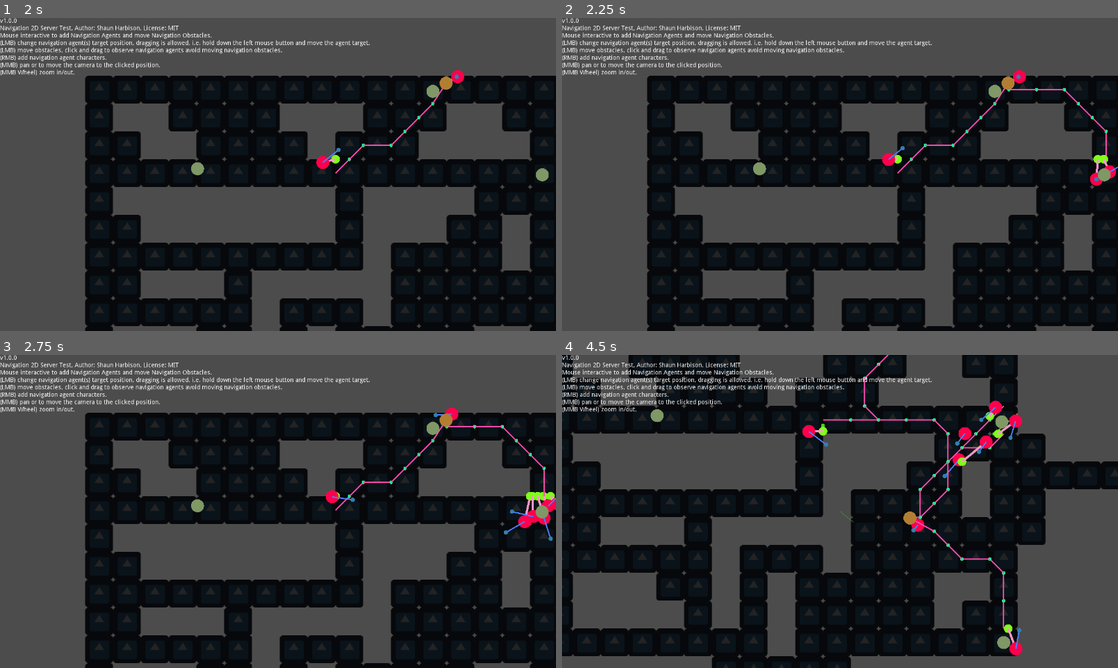
Above: before the commit, frames 1-4 (two rows, left to right).
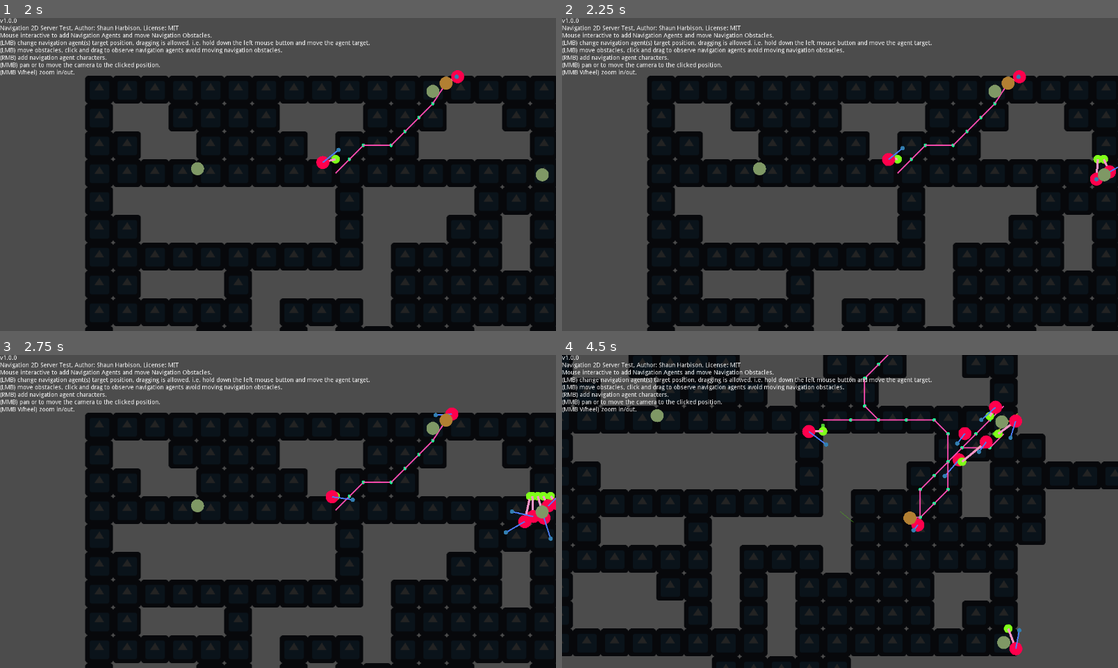
Above: after the commit, the same moments.

Repository: sjharb/NavigationServer2DTest
Game: Godot game, scene res://Main.tscn
The game is run twice, just before and just after one commit, with the same random seed, the same clock (stepped at 60 frames per second) and the same inputs. The engine's default icon, where the game draws it, is replaced by a stand-in: a white triangle on a blue panel in a dark square.
Inputs (mouse positions are in pixels of both pictures, inside the frame that each line leads up to):
- Up to frame 1 (2 s): tap Enter at 0.5 s; move the mouse to (216, 108) at 0.52 s; press the mouse at (216, 108) at 0.53 s; tap Middle mouse button (mouse_click_middle) at 0.8, 1.35 s; move the mouse to (483, 64) at 1.27 s; release the mouse at (483, 64) at 1.28 s; click (483, 64) at 1.42 s; right-click (483, 64) at 1.55 s
- Up to frame 2 (2.25 s): move the mouse to (1106, 174) at 2.02 s; hold Right mouse button (mouse_click_right) from 2.03 s (still down)
- Up to frame 3 (2.75 s): keep holding Right mouse button (mouse_click_right); click (544, 511) at 2.3 s
- Up to frame 4 (4.5 s): move the mouse to (812, 574) at 2.77 s; release Right mouse button (mouse_click_right) at 2.78 s; click (812, 574) at 2.85 s; tap Middle mouse button (mouse_click_middle) at 3.05 s; move the mouse to (1006, 558) at 3.52 s; hold Middle mouse button (mouse_click_middle) 3.53-4.28 s; click (1006, 558) at 3.67 s; right-click (1006, 558) at 3.8 s; move the mouse to (1029, 664) at 4.27 s; right-click (1029, 664) at 4.35 s

Frame 1 is identical in both runs. In frame 2, 0.1% of the frame differs, in the area x 80-99%, y 22-44%; in frame 3, 0.1%; in frame 4, 0.2%, in the area x 63-80%, y 52-88%.

Commit message:
clean up and added comments to code

Diff:
--- a/Character.gd
+++ b/Character.gd
@@ -3,67 +3,111 @@
 
 extends KinematicBody2D
 
+var level_scene : Node2D
+
 var nav_agent : NavigationAgent2D
+
+export var nav_agent_radius : float = 15.0
+export var nav_optimize_path : bool = false
+export var nav_avoidance_enabled : bool = true
+export var character_speed_multiplier : float = 50.0
+
 var velocity : Vector2
 
-var nav_optimize_path = false
-
+# final navigation destination position/point
 var nav_destination : Vector2
-
-var character_speed_multiplier : float = 50.0
-
-var character_nav_path = []
-var character_real_nav_path = []
-
+# next navigation destination position/point
 var next_nav_position : Vector2
 
-var level_scene : Node2D
+# The normal path to the destination
+var character_nav_path : Array = []
+
+# The actual path being calcuated during travel, used in the draw function
+var character_real_nav_path : Array = []
 
 func _ready():
-	velocity = Vector2(0,0)
-	nav_destination = self.global_position
-	next_nav_position = self.global_position
+	# init velocity
+	# Vector2.ZERO is enumeration for Vector2(0,0)
+	self.velocity = Vector2.ZERO
+
+#	# init positions
+#	nav_destination = self.global_position
+#	next_nav_position = self.global_position
+
 	nav_agent = $NavigationAgent2D
+	# connect nav agent signal callback functions
 	nav_agent.connect("path_changed", self, "character_path_changed")
 	nav_agent.connect("target_reached", self, "character_target_reached_reached")
 	nav_agent.connect("navigation_finished", self, "character_navigation_finished")
 	nav_agent.connect("velocity_computed", self, "character_velocity_computed")
+	# config nav agent attributes
 	nav_agent.max_speed = character_speed_multiplier
-	nav_agent.radius = 15.0
-	nav_agent.avoidance_enabled = true
-	nav_agent.set_target_location(nav_destination)
+	nav_agent.radius = nav_agent_radius
+	nav_agent.avoidance_enabled = nav_avoidance_enabled
 
+	# set the initial target location to nav_destination i.e. current location
+	#nav_agent.set_target_location(nav_destination)
+
+# init called by parent, inits flow down from parent nodes to create easy parent child references
 func init_character(parent_level_scene, instanced_in_code : bool):
 	level_scene = parent_level_scene
 	if instanced_in_code:
+		# init positions
 		self.global_position = level_scene.previous_right_mouse_click_global_position
-		set_navigation_position(level_scene.previous_left_mouse_click_global_position)
+		nav_destination = level_scene.previous_left_mouse_click_global_position
+		next_nav_position = level_scene.previous_right_mouse_click_global_position
+	else:
+		# init positions
+		nav_destination = self.global_position
+		next_nav_position = self.global_position
+
+	# set the initial target location to nav_destination
+	nav_agent.set_target_location(nav_destination)
 
 func _physics_process(delta : float) -> void:
+	# get the next nav position from the character's navigation agent
 	next_nav_position = nav_agent.get_next_location()
+	# add the next nav position to the 'real' path for draw function
 	character_real_nav_path.push_back(next_nav_position)
-	velocity = self.global_position.direction_to(next_nav_position) * character_speed_multiplier
+	# calculate the desired velocity, i.e velocity pre nav server calculated
+	var desired_velocity = self.global_position.direction_to(next_nav_position) * character_speed_multiplier
 
-	nav_agent.set_velocity(velocity)
+	# feed the desired into the navigation agent
+	# set_velocity will trigger a callback from velocity_computed signal
+	nav_agent.set_velocity(desired_velocity)
 
 func set_navigation_position(nav_position_to_set : Vector2):
 	nav_destination = nav_position_to_set
+
+	# set the new character target location
 	nav_agent.set_target_location(nav_destination)
+
+	# calculate a new map path with the server using character nav agent map and new nav destination
 	character_nav_path = Navigation2DServer.map_get_path(nav_agent.get_navigation_map(), self.global_position, nav_destination, nav_optimize_path)
+
+	# clear the old real nav path, used for draw function
 	character_real_nav_path.clear()
 
 func character_path_changed():
+	# TODO, implement this function to add behavior for character
 	pass
 
 func character_target_reached_reached():
+	# TODO, implement this function to add behavior for character
+	# currently using is_target_reached() in character_velocity_computed()
 	pass
 
 func character_navigation_finished():
+	# TODO, implement this function to add behavior for character
 	pass
 
-func character_velocity_computed(new_velocity : Vector2):
-	velocity = new_velocity
+func character_velocity_computed(calculated_velocity : Vector2):
+	velocity = calculated_velocity
+
+	# check if nav agent target is reached
 	if !nav_agent.is_target_reached():
+		# move and slide with the new calculated velocity
 		velocity = self.move_and_slide(velocity)
 	else:
+		# if reached target, stand at the closest point in the navigation map
 		self.global_position = Navigation2DServer.map_get_closest_point(nav_agent.get_navigation_map(), global_position)
--- a/Level.gd
+++ b/Level.gd
@@ -3,10 +3,10 @@
 
 extends Node2D
 
+var main
 var characters = []
-var level_camera
-var main
 var obstacles = []
+
 var level_tile_map : TileMap
 
 var obstacle_selected = false
@@ -14,37 +14,46 @@
 var previous_left_mouse_click_global_position : Vector2
 var previous_right_mouse_click_global_position : Vector2
 
-var move_camera_with_mouse = false
+var level_camera
+var level_camera_move_with_mouse = false
+var level_camera_mouse_move_drift_weight : float = 100.0
 
-var character_creation_timer : Timer = Timer.new()
-var character_creation_timer_wait_time : float = 0.15
-
-var mouse_move_drift_weight : float = 100.0
+var character_creation_time_limit_timer : Timer = Timer.new()
+export var character_creation_time_limit_timer_wait_time : float = 0.15
 
 func _ready():
+	# create easy reference variables for children
 	level_camera = $LevelCamera
 	level_tile_map = $LevelTileMap
 
-	character_creation_timer.one_shot = true
-	character_creation_timer.wait_time = character_creation_timer_wait_time
-	add_child(character_creation_timer)
+	# configure and add the character_creation_time_limit_timer as a child of the level
+	character_creation_time_limit_timer.one_shot = true
+	character_creation_time_limit_timer.wait_time = character_creation_time_limit_timer_wait_time
+	add_child(character_creation_time_limit_timer)
 
+# init called by parent, inits flow down from parent nodes to create easy parent child references
 func init(level_parent_scene):
 	main = level_parent_scene
-
 	init_pre_existing_level_characters()
 	init_pre_existing_level_obstacles()
 
 func init_pre_existing_level_characters():
+	# init all the character scenes in the scene tree when starting the level
+	# other characters created in create_character() will be initilized at that time
 	for child_node in get_children():
 		if child_node is KinematicBody2D:
 			if child_node.has_method("init_character"):
+				if characters.empty():
+					# if no target i.e. left mouse click yet, set target to character position
+					previous_left_mouse_click_global_position = child_node.global_position
 				child_node.init_character(self, false)
 				characters.push_back(child_node)
 
+
 func init_pre_existing_level_obstacles():
+	# init all the obstacle scenes in the scene tree when starting the level
 	for child_node in get_children():
-		if child_node is Node2D:
+		if child_node is Node2D: # obstacles are currently Node2D
 			if child_node.has_method("init_obstacle"):
 				child_node.init_obstacle(self)
 				obstacles.push_back(child_node)
@@ -54,17 +63,19 @@
 		level_camera.global_position = characters[0].global_position
 
 func _process(delta):
+	# update for the draw function
 	update()
 
 func _draw():
-	# TODO: these is some clean up to do, with regards to random draw errors
+	# TODO: draw needs some clean up and has some draw errors
+	# Error: canvas_item_add_polygon: Invalid polygon data, triangulation failed.
 	for character in characters:
 		if character is KinematicBody2D and is_instance_valid(character) and character.is_inside_tree():
 			if character.character_nav_path.size() > 1:
 				var previous_line_point : Vector2 = character.character_nav_path[1]
 				for path_index in range(1, character.character_nav_path.size()):
 					var line_point : Vector2 = character.character_nav_path[path_index]
-					if previous_line_point is Vector2 and line_point is Vector2 and previous_line_point.distance_to(line_point) > 1.0:
+					if previous_line_point is Vector2 and line_point is Vector2 and previous_line_point.distance_to(line_point) > 2.0:
 						draw_line(previous_line_point, line_point, Color(1.0, 0.3, 0.7, 1.0), 3.0, false)
 						draw_circle(line_point, 4.0, Color(0.1, 5.0, 0.6, 1.0))
 					previous_line_point = line_point
@@ -73,7 +84,7 @@
 				var previous_line_point : Vector2 = character.character_real_nav_path[0]
 				for path_index in range(1, character.character_real_nav_path.size()):
 					var line_point : Vector2 = character.character_real_nav_path[path_index]
-					if previous_line_point is Vector2 and line_point is Vector2 and previous_line_point.distance_to(line_point) > 1.0:
+					if previous_line_point is Vector2 and line_point is Vector2 and previous_line_point.distance_to(line_point) > 2.0:
 						draw_line(previous_line_point, line_point, Color(0.6, 0.6, 0.2, 1.0), 3.0, false)
 						draw_circle(line_point, 4.0, Color(0.3, 0.8, 0.2, 1.0))
 					previous_line_point = line_point
@@ -86,7 +97,7 @@
 
 			draw_circle(character.nav_destination, character.nav_agent.radius, Color(0.7, 0.5, 0.2, 1.0))
 
-			if character.global_position.distance_to(character.velocity) > 1.0:
+			if character.global_position.distance_to(character.velocity) > 2.0:
 				draw_line(character.global_position, character.global_position + character.velocity, Color(0.3, 0.5, 1.0, 1.0), 3.0, false)
 			draw_circle(character.global_position + character.velocity, 5.0, Color(0.2, 0.5, 0.7, 1.0))
 
@@ -100,16 +111,20 @@
 	if level_camera is Camera2D and is_instance_valid(level_camera) and level_camera.is_inside_tree():
 		draw_line(level_camera.global_position, level_camera.camera_target_position, Color(0.3, 0.7, 0.1, 1.0), false)
 
+# Create a new instance of the Character scene
 func create_character():
 	var new_character = load("res://Character.tscn")
 	var new_character_scene = new_character.instance()
 	add_child(new_character_scene)
+	# init after adding as child of the level
 	new_character_scene.init_character(self, true)
+	# store the character scene reference in the level character array
 	characters.push_back(new_character_scene)
 
 func mouse_left_press():
 	if !obstacle_selected:
 		previous_left_mouse_click_global_position = get_global_mouse_position()
+		# set all level characters new navigation position
 		for character in characters:
 			character.set_navigation_position(get_global_mouse_position())
 
@@ -117,22 +132,22 @@
 	obstacle_selected = false
 
 func mouse_right_press():
-	if character_creation_timer.is_stopped():
+	if character_creation_time_limit_timer.is_stopped():
 		previous_right_mouse_click_global_position = get_global_mouse_position()
 		call_deferred("create_character")
-		character_creation_timer.start()
+		character_creation_time_limit_timer.start()
 
 func mouse_right_release():
 	pass
 
 func mouse_middle_press():
-	move_camera_with_mouse = true
+	level_camera_move_with_mouse = true
 	level_camera.set_target_position(get_global_mouse_position())
 
 func mouse_middle_release():
-	if move_camera_with_mouse:
-		move_camera_with_mouse = false
-		level_camera.set_target_position(level_camera.global_position + level_camera.global_position.direction_to(get_global_mouse_position()) * mouse_move_drift_weight)
+	if level_camera_move_with_mouse:
+		level_camera_move_with_mouse = false
+		level_camera.set_target_position(level_camera.global_position + level_camera.global_position.direction_to(get_global_mouse_position()) * level_camera_mouse_move_drift_weight)
 
 func mouse_middle_wheel_down():
 	level_camera.zoom_out()
@@ -141,5 +156,5 @@
 	level_camera.zoom_in()
 
 func mouse_motion():
-	if move_camera_with_mouse:
+	if level_camera_move_with_mouse:
 		level_camera.set_target_position(get_global_mouse_position())
--- a/Main.gd
+++ b/Main.gd
@@ -14,7 +14,6 @@
 var mouse_middle_pressed = false
 
 func _ready():
-
 	hud = $HUDCanvasLayer/HUD
 	hud.enable_hud()
 	hud.set_version_hud(app_version)
--- a/ObstacleMovable.gd
+++ b/ObstacleMovable.gd
@@ -24,7 +24,7 @@
 	nav_obstacle.estimate_radius = false
 	nav_obstacle.radius = obstacle_nav_radius
 
-
+# init called by parent, inits flow down from parent nodes to create easy parent child references
 func init_obstacle(parent_level_scene):
 	level_scene = parent_level_scene
 	# Workaround to set NavigationObstacle2D navigation map properly until PR gets fixed in 3.5
